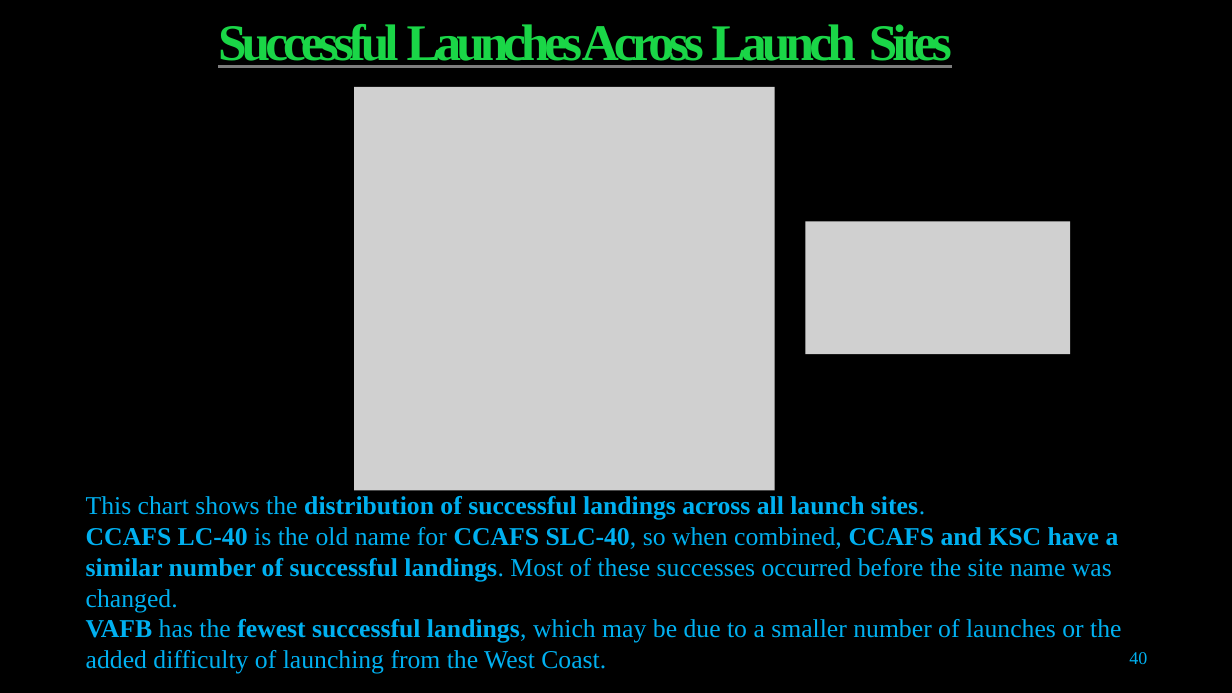
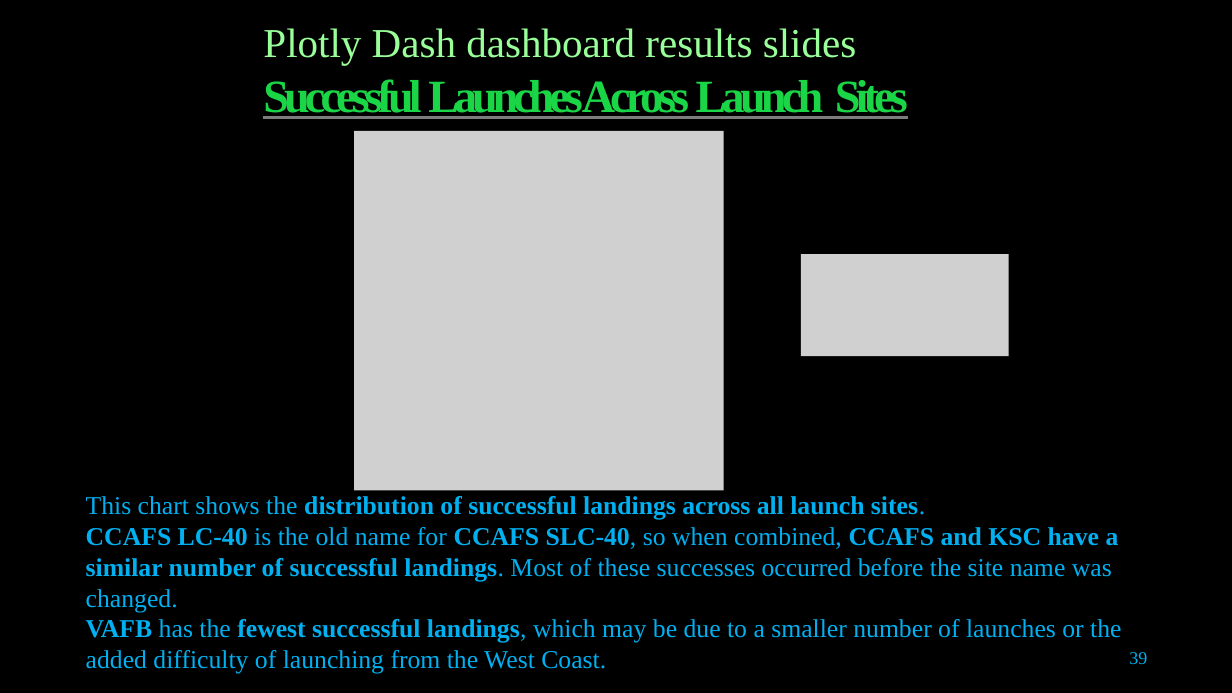
Before and after one commit to thayhiepth/Applied_Data_Science_Capstone, a slide deck: slide 39 of Data Science Capstone Project.pptx (slide 40 before the commit). Drawn at 1232x693 pixels with LibreOffice and Linux fonts; fonts in the diff are those of the drawing; grey boxes stand for pictures. Boxes give left, top, right and bottom in pixels: in the first picture for what was removed or moved away, otherwise in the second. Text is boxed around its words. In the diff, an @@ line names an element or a change of style, - is before the commit and + after.

```diff
--- a/Data Science Capstone Project.pptx
+++ b/Data Science Capstone Project.pptx
@@ title at [263, 28, 908, 119]: text changed; size 40 to 36 pt @@
-Successful Launches Across Launch Sites
+Plotly Dash dashboard results slides
+Successful Launches Across Launch Sites
@@ picture: place and size @@
-picture at [354, 87, 775, 491]
+picture at [354, 131, 724, 491]
@@ picture: place and size @@
-picture at [806, 222, 1071, 355]
+picture at [801, 254, 1009, 356]
@@ page number at [1129, 652, 1147, 664]: text changed @@
-40
+39
```
Also in this commit, not shown: 36 other slides changed, 3 slides added, 4 slides removed, 1 other file.
